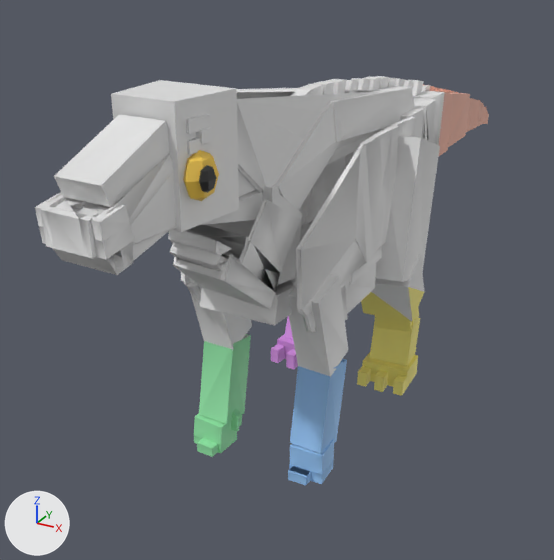
One commit to the FBX model assets/blender/edmonto.fbx: the scene before it, then after it.
The view is the same before and after, from a 50 mm lens placed at (0.0304, -0.07, 0.0151), pointed at (-0.008, -0.0002, -0.0197). The lights are fixed; the arrows at lower left show +X, +Y and +Z. The older version comes first. Where no turn or scale is listed for an object, it has been applied to the vertices.

The first picture shows 'edmonto_Body', 'edmonto_Dark', 'edmonto_Eyes', 'edmonto_LegBL', 'edmonto_LegBR', 'edmonto_LegFL', 'edmonto_LegFR', 'edmonto_Tail'.
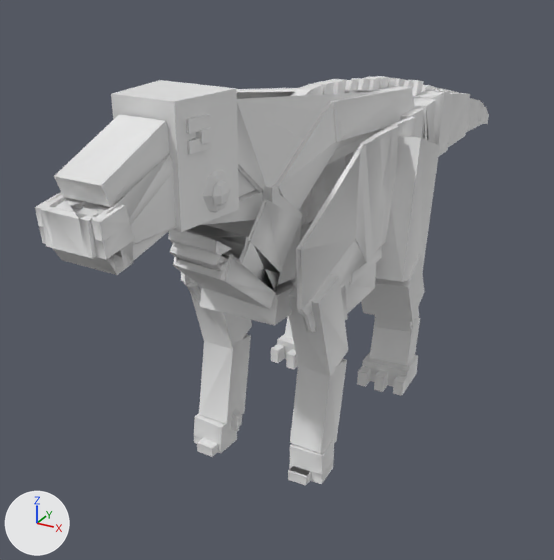
Boxes (x1, y1, x2, y2) around the edits, measured in the pictures (554 x 560 px):
'edmonto_LegFL', recoloured (blue to white): (288, 359, 347, 485) in both
'edmonto_LegFR', recoloured (green to white): (194, 334, 251, 457) in both
'edmonto_LegBL', recoloured (yellow to white): (357, 287, 424, 396) in both
'edmonto_Tail', recoloured (beige to white): (429, 86, 489, 156) in both
'edmonto_Eyes', reshaped, recoloured: before (183, 150, 219, 201); after (203, 170, 231, 212)
'edmonto_LegBR', recoloured (purple to white): (271, 316, 298, 370) in both
'edmonto_Dark', reshaped, recoloured (7% shorter): before (199, 165, 216, 193); after (212, 180, 229, 206)

Diff of the bpy script that builds the scene:
```diff
--- a/assets/blender/edmonto.fbx.py
+++ b/assets/blender/edmonto.fbx.py
@@ me_edmonto_legbr_004 @@
 me_edmonto_legbr_004.from_pydata(...)  # 52 vertices, 76 faces; spans x -0.00844..-0.00249, y -0.00266..0.00551, z -0.03..-0.01641
-me_edmonto_legbr_004.materials.append(mat_pc_legbr)  # purple #da95e7
@@ me_edmonto_legbl_004 @@
 me_edmonto_legbl_004.from_pydata(...)  # 52 vertices, 76 faces; spans x 0.00232..0.00806, y -0.00219..0.00577, z -0.03..-0.01641
-me_edmonto_legbl_004.materials.append(mat_pc_legbl)  # yellow #f3e77c
@@ me_edmonto_dark_004 @@
 # used by ob_edmonto_dark; location = (0.0, 0.0, 0.0)
-me_edmonto_dark_004.from_pydata(...)  # 40 vertices, 48 faces; spans x -0.00396..0.00416, y -0.0316..-0.0298, z 0.00053..0.00233
-me_edmonto_dark_004.materials.append(mat_pc_dark)  # black #272727
+me_edmonto_dark_004.from_pydata(...)  # 40 vertices, 48 faces; spans x -0.00393..0.00378, y -0.0296..-0.0278, z -0.00102..0.00078
+# me_edmonto_dark_004 part 1: the loose piece of 20 vertices spanning x 0.00338..0.00416, y -0.0316..-0.0298, z 0.00053..0.00233 is moved by (-0.00037, 0.002, -0.00154)
+# other edits to the shape of me_edmonto_dark_004 do not show in these pictures
@@ me_edmonto_legfr_004 @@
 me_edmonto_legfr_004.from_pydata(...)  # 58 vertices, 84 faces; spans x -0.00697..-0.00273, y -0.01999..-0.01347, z -0.02982..-0.01849
-me_edmonto_legfr_004.materials.append(mat_pc_legfr)  # green #95e7aa
@@ me_edmonto_legfl_004 @@
 me_edmonto_legfl_004.from_pydata(...)  # 66 vertices, 96 faces; spans x 0.00259..0.00675, y -0.01951..-0.01341, z -0.02982..-0.01849
-me_edmonto_legfl_004.materials.append(mat_pc_legfl)  # blue #95c4f3
@@ me_edmonto_tail_004 @@
 me_edmonto_tail_004.from_pydata(...)  # 198 vertices, 292 faces; spans x -0.0022..0.0022, y 0.0211..0.0553, z -0.0117..-0.0007
-me_edmonto_tail_004.materials.append(mat_pc_tail)  # beige #edb3a0
@@ me_edmonto_eyes_004 @@
 # used by ob_edmonto_eyes; location = (0.0, 0.0, 0.0)
-me_edmonto_eyes_004.from_pydata(...)  # 40 vertices, 48 faces; spans x -0.00363..0.00383, y -0.032..-0.0286, z -0.00027..0.00313
-me_edmonto_eyes_004.materials.append(mat_pc_eyes)  # yellow #f9ce50
+me_edmonto_eyes_004.from_pydata(...)  # 40 vertices, 48 faces; spans x -0.00361..0.00346, y -0.03..-0.0266, z -0.00182..0.00158
+# me_edmonto_eyes_004 part 2: the loose piece of 20 vertices spanning x 0.0021..0.00383, y -0.032..-0.0286, z -0.00027..0.00313 is moved by (-0.00037, 0.002, -0.00154)
+# other edits to the shape of me_edmonto_eyes_004 do not show in these pictures
```
